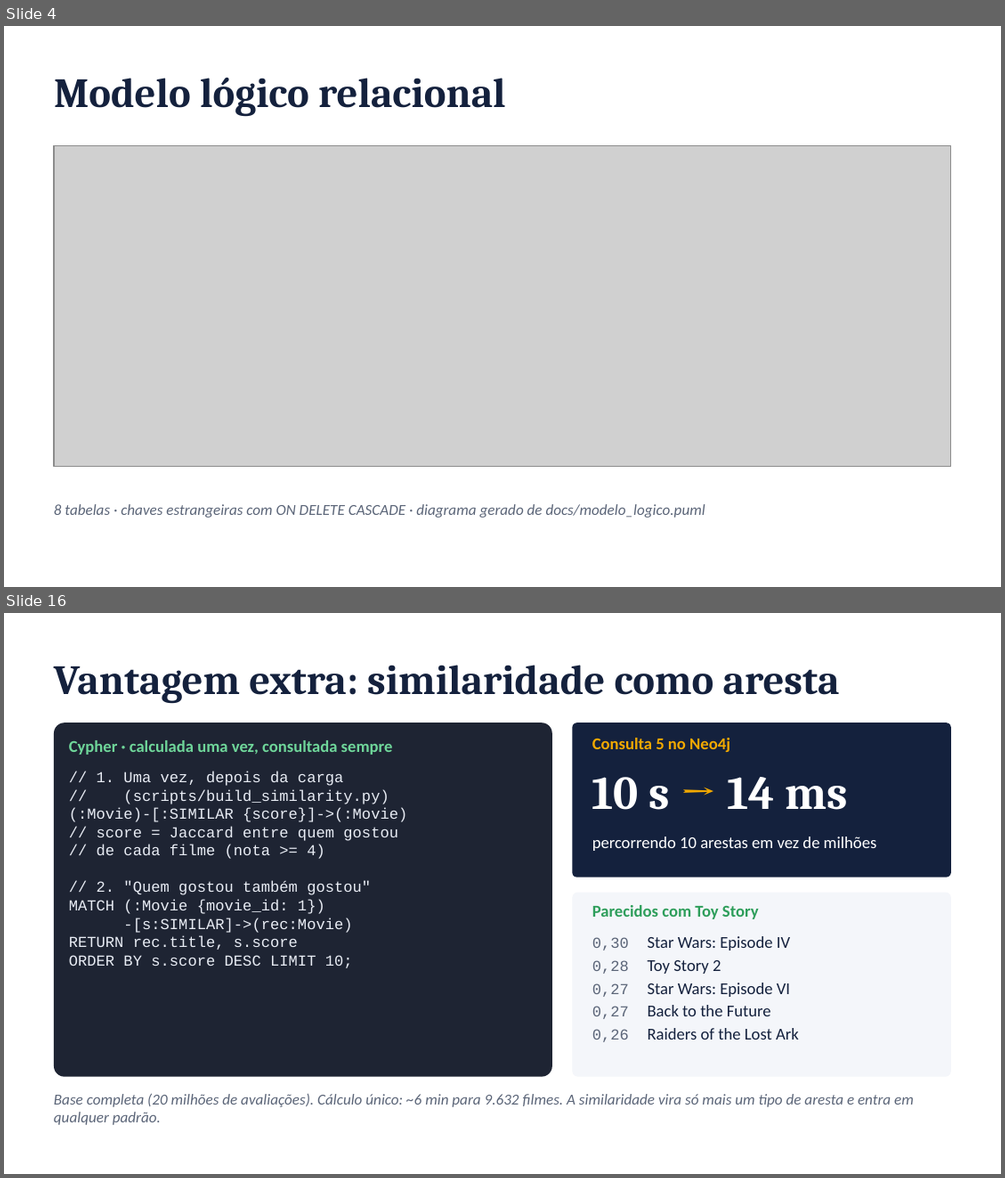
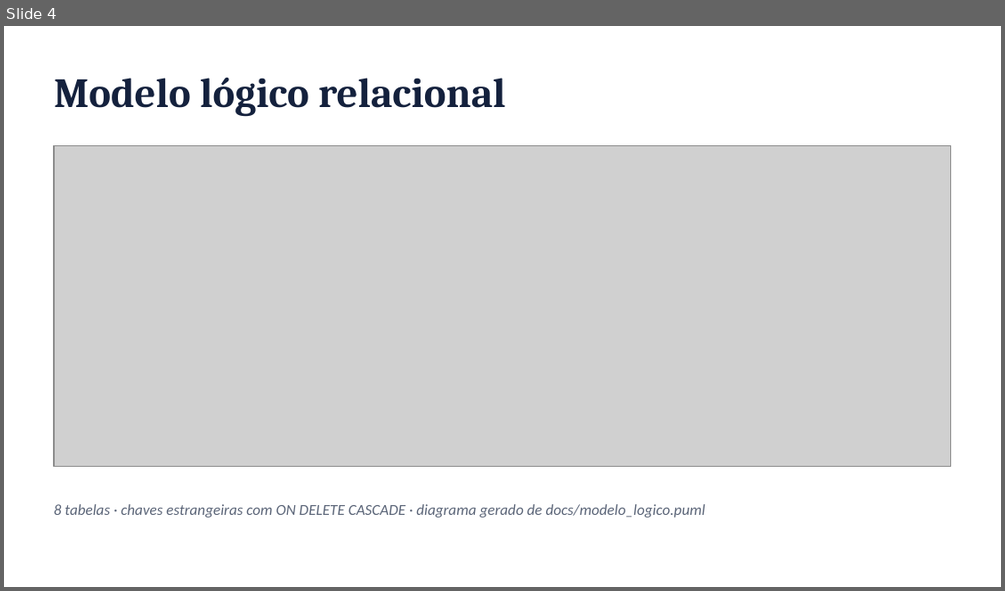
Before and after one commit to FineiasAntonio/BancoDeDados, a slide deck: docs/apresentacao.pptx. Shown one above the other, each under a label of ours: slides 4 and 16 before the commit, slide 4 after it; the slides between them are not shown. The pictures are 1005x1178 and 1005x591 pixels, drawn with LibreOffice and Linux fonts; fonts in the diff are those of the drawing; grey boxes stand for pictures. Boxes give left, top, right and bottom in pixels: in the first picture for what was removed or moved away, otherwise in the second. Text is boxed around its words. In the diff, an @@ line names an element or a change of style, - is before the commit and + after.

```diff
--- a/docs/apresentacao.pptx
+++ b/docs/apresentacao.pptx
@@ slide 16 removed at box(4, 613, 1001, 1174), background #FFFFFF @@
@@ text removed at box(54, 665, 840, 703) @@
-Vantagem extra: similaridade como aresta
@@ rounded rectangle removed at box(54, 722, 552, 1077) @@
@@ text removed at box(69, 740, 393, 755) @@
-Cypher · calculada uma vez, consultada sempre
@@ rounded rectangle removed at box(572, 722, 951, 877) @@
@@ text removed at box(592, 738, 730, 752) @@
-Consulta 5 no Neo4j
@@ text removed at box(69, 771, 407, 968) @@
-// 1. Uma vez, depois da carga
-// (scripts/build_similarity.py)
-(:Movie)-[:SIMILAR {score}]->(:Movie)
-// score = Jaccard entre quem gostou
-// de cada filme (nota >= 4)
-// 2. "Quem gostou também gostou"
-MATCH (:Movie {movie_id: 1})
--[s:SIMILAR]->(rec:Movie)
-RETURN rec.title, s.score
-ORDER BY s.score DESC LIMIT 10;
@@ text removed at box(592, 777, 849, 810) @@
-10 s → 14 ms
@@ text removed at box(592, 836, 877, 851) @@
-percorrendo 10 arestas em vez de milhões
@@ rounded rectangle removed at box(572, 892, 951, 1077) @@
@@ text removed at box(592, 905, 759, 919) @@
-Parecidos com Toy Story
@@ text removed at box(592, 936, 799, 1039) @@
-0,30 Star Wars: Episode IV
-0,28 Toy Story 2
-0,27 Star Wars: Episode VI
-0,27 Back to the Future
-0,26 Raiders of the Lost Ark
@@ text removed at box(54, 1093, 914, 1125) @@
-Base completa (20 milhões de avaliações). Cálculo único: ~6 min para 9.632 filmes. A similaridade vira só mais um tipo de aresta e entra em qualquer padrão.
```
Also in this commit, not shown: 11 slides changed, 3 slides added, 3 other slides removed, 3 other files.
